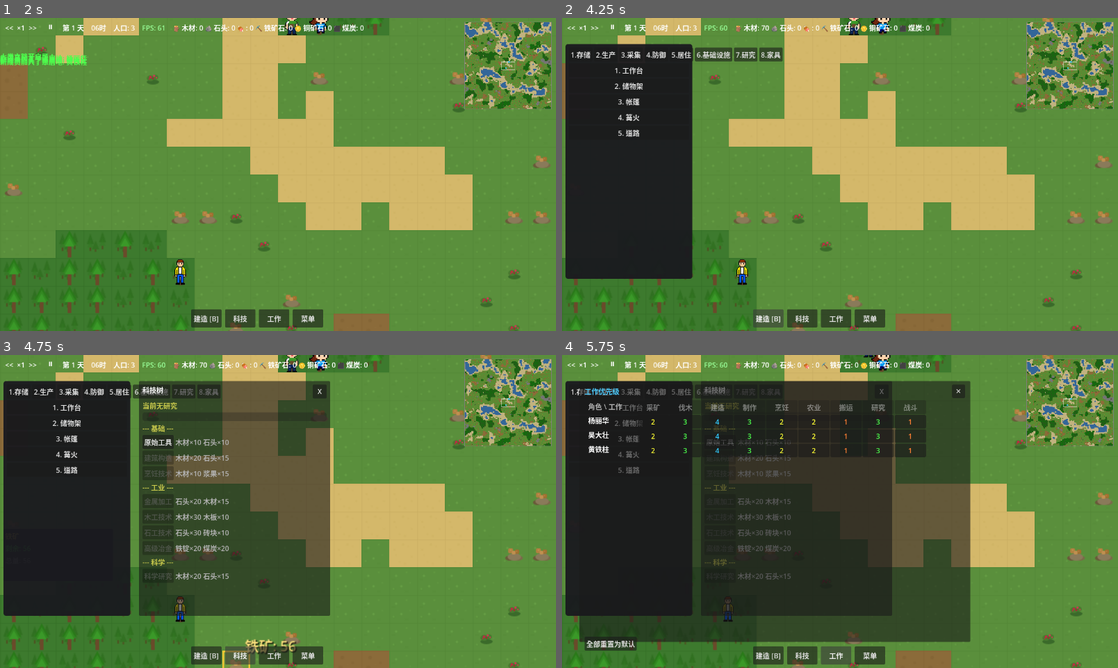
Above: before the commit, frames 1-4 (two rows, left to right).
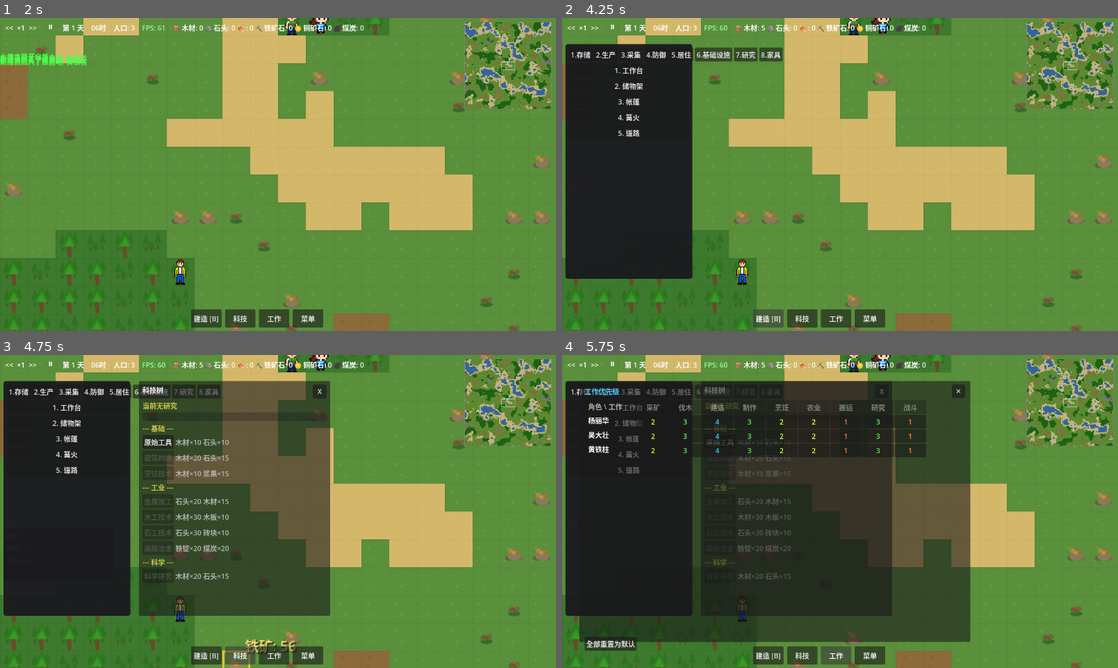
Above: after the commit, the same moments.

Repository: ZhanXuzhao/the-path-of-humanity
Game: Godot game, scene res://scenes/game.tscn
Same seed, same stepped clock (60 frames per second), same inputs: the game is played once before the commit and once after it.
Inputs:
- Up to frame 1 (2 s): click "<<" at 0.5 s; click ">>" at 1.25 s
- Up to frame 2 (4.25 s): click "⏸" at 2 s; click "▶" at 2.75 s; click "建造 [B]" at 3.5 s
- Up to frame 3 (4.75 s): click "科技" at 4.25 s
- Up to frame 4 (5.75 s): click "工作" at 5 s

Frame 1 is identical in both runs. In frame 2, 0.4% of the frame differs, in the area x 35-67%, y 2-5%; in frame 3, 0.4%; in frame 4, 0.6%, in the area x 29-92%, y 0-86%.

Commit message:
fix: remove inventory capacity/max_slots limits, add woodcutting debug logs
- Remove max_slots and capacity from Inventory (unlimited items)
- Remove slot/capacity checks in add_item(), is_full(), serialization
- Update settler and building_system Inventory.new() calls
- Add detailed debug logs to woodcutting flow (assign, arrive, tick, harvest, complete)
- Change work_tick_interval from 0.5s to 3.0s

Diff:
--- a/scripts/core/inventory.gd
+++ b/scripts/core/inventory.gd
@@ -8,12 +8,9 @@
 signal items_changed
 
 var items: Dictionary = {}  # item_id -> total_amount，每种物品只占一条
-var max_slots: int = 30     # 最大物品种类数
-var capacity: int = 0       # 最大总物品数 (0=不限)
 
-func _init(slots: int = 30, cap: int = 0):
-	max_slots = slots
-	capacity = cap
+func _init():
+	pass
 
 # -------- 添加物品 --------
 func add_item(item_id: String, amount: int = 1) -> int:
@@ -25,17 +22,7 @@
 	if item_def == null or item_def.id == "":
 		return amount
 
-	# 容量上限检查
-	if capacity > 0:
-		var current_total = get_total_items()
-		var can_add = capacity - current_total
-		if can_add <= 0:
-			return amount
-		amount = mini(amount, can_add)
-
-	# 种类上限检查（仅新增物品种类时）
-	if not items.has(item_id) and items.size() >= max_slots:
-		return amount
+	# 无容量和种类上限限制
 
 	items[item_id] = items.get(item_id, 0) + amount
 	emit_signal("items_changed")
@@ -72,9 +59,7 @@
 	return items.is_empty()
 
 func is_full() -> bool:
-	if capacity > 0 and get_total_items() >= capacity:
-		return true
-	return items.size() >= max_slots
+	return false
 
 func clear():
 	items.clear()
@@ -83,14 +68,10 @@
 # -------- 序列化 --------
 func to_dict() -> Dictionary:
 	return {
-		"max_slots": max_slots,
-		"capacity": capacity,
 		"items": items.duplicate(),
 	}
 
 func from_dict(data: Dictionary):
-	max_slots = data.get("max_slots", 30)
-	capacity = data.get("capacity", 0)
 	items.clear()
 	var raw_items = data.get("items", {})
 	if raw_items is Array:
--- a/scripts/entities/settler.gd
+++ b/scripts/entities/settler.gd
@@ -98,7 +98,7 @@
 var _path: Array[Vector2i] = []                # A*寻路路径（网格坐标，不含起点）
 var _path_target_grid: Vector2i = Vector2i(-1, -1)  # 上次计算路径的目标网格
 var work_accumulator: float = 0.0               # 工作累积计时器
-var work_tick_interval: float = 0.5             # 每次工作刻的间隔（秒）
+var work_tick_interval: float = 3.0             # 每次工作刻的间隔（秒）
 var is_working_on_construction: bool = false    # 是否正在建造建筑
 
 # 状态切换冷却（至少间隔1秒）
@@ -118,7 +118,7 @@
 
 func _init():
 	settler_id = str(Time.get_ticks_usec())
-	inventory = Inventory.new(10, 30)
+	inventory = Inventory.new()
 	_randomize_name()
 	_randomize_stats()
 	_randomize_age()
@@ -383,6 +383,12 @@
 
 		if current_task != null:
 			var task_type = current_task.get("type", "")
+			if task_type == "HARVEST":
+				print("[伐木] %s 🚶 到达目标位置，进入WORKING状态 | 位置=(%d,%d) | work_accumulator=%.2f" % [
+					settler_name,
+					current_task.get("target_pos", Vector2i.ZERO).x,
+					current_task.get("target_pos", Vector2i.ZERO).y,
+					work_accumulator])
 			match task_type:
 				"SLEEP":
 					_tick_go_sleep()
@@ -423,9 +429,18 @@
 	var speed_mult = gm.time_speed if gm else 1.0
 	work_accumulator += delta * work_speed * speed_mult
 
+	var ticked = false
 	if work_accumulator >= work_tick_interval:
 		work_accumulator -= work_tick_interval
+		ticked = true
+		if task_type == "HARVEST":
+			print("[伐木] %s 🔨 工作刻触发 | 累积=%.3f | skill=%s lv=%.1f | speed_mult=%.1f" % [
+				settler_name, work_accumulator + work_tick_interval, skill_id, skill_level, speed_mult])
 		_do_work_tick(task_type)
+	elif task_type == "HARVEST" and Engine.get_physics_frames() % 60 == 0:
+		# 每秒打印一次累积进度，方便观察是否在正常累积
+		print("[伐木] %s ⏳ 累积中 work_accumulator=%.3f / %.3f | delta=%.4f | speed=%.2f | mult=%.1f" % [
+			settler_name, work_accumulator, work_tick_interval, delta, work_speed, speed_mult])
 
 func _do_work_tick(task_type: String):
 	match task_type:
@@ -448,10 +463,19 @@
 	"""执行一次采集工作"""
 	var game = get_node_or_null("/root/Game")
 	if game == null or game.world == null:
+		print("[伐木] %s ❌ game/world 为空，结束任务" % settler_name)
 		complete_task()
 		return
 
 	var grid_pos: Vector2i = current_task.get("target_pos", Vector2i.ZERO)
+
+	# 查看采集前资源状态
+	var before_deposit = game.world.get_resource_at(grid_pos)
+	var before_amt = before_deposit.amount if before_deposit else 0.0
+	print("[伐木] %s 开始采集 tick | 位置=(%d,%d) | 资源剩余=%.1f | 背包木材=%d | 负重=%.1f/%.1f" % [
+		settler_name, grid_pos.x, grid_pos.y, before_amt,
+		inventory.get_item_count("wood"),
+		get_inventory_weight(), carry_capacity])
 
 	# 释放该资源的占用标记（无论是否采完都先释放，确保资源耗尽时标记被清理）
 	if game.has_method("release_harvest_resource"):
@@ -459,7 +483,7 @@
 
 	var result = game.world.harvest_resource(grid_pos)
 	if result.is_empty() or result.amount <= 0:
-		# 资源已耗尽
+		print("[伐木] %s ❌ 资源已耗尽 (result空或amount<=0)，结束任务" % settler_name)
 		complete_task()
 		return
 
@@ -467,17 +491,31 @@
 	var amount = result.amount
 	var _gm = get_node("/root/GameManager")
 
+	print("[伐木] %s harvest_resource 返回: item_id=%s amount=%s (类型=%s)" % [
+		settler_name, item_id, amount, typeof(amount)])
+
 	# 采集到背包（优先放入个人背包）
-	inventory.add_item(item_id, amount)
+	var remaining = inventory.add_item(item_id, amount)
+	print("[伐木] %s inventory.add_item(%s, %s) → 剩余(未加入)=%d | 加入后背包木材=%d" % [
+		settler_name, item_id, amount, remaining, inventory.get_item_count("wood")])
 
 	# 检查是否超重——超重时去存放，但每次存放更多物品以减少往返次数
 	if is_overweight():
+		print("[伐木] %s ⚠️ 超重! 负重=%.1f/%.1f，结束任务去存放" % [settler_name, get_inventory_weight(), carry_capacity])
 		complete_task()
 		return
 
 	# 资源还在，重新占用标记（防止其他定居者中途抢走该资源）
 	if game.has_method("claim_harvest_resource"):
 		game.claim_harvest_resource(grid_pos, settler_id)
+
+	# 查看采集后资源状态
+	var after_deposit = game.world.get_resource_at(grid_pos)
+	var after_amt = after_deposit.amount if after_deposit else 0.0
+	print("[伐木] %s ✅ 采集成功 | 采集量=%s | 资源剩余=%.1f | 背包木材=%d | 负重=%.1f/%.1f" % [
+		settler_name, amount, after_amt,
+		inventory.get_item_count("wood"),
+		get_inventory_weight(), carry_capacity])
 
 	# 增加经验
 	add_skill_experience(current_task.get("skill", ""), 1.0)
@@ -1512,6 +1550,15 @@
 # -------- 任务系统 --------
 func assign_task(task_data: Dictionary) -> bool:
 	"""分配任务，返回是否可以接受"""
+	var task_type = task_data.get("type", "")
+	if task_type == "HARVEST":
+		print("[伐木] %s 📋 收到采集任务 | 位置=(%d,%d) | 资源类型=%s | skill=%s" % [
+			settler_name,
+			task_data.get("target_pos", Vector2i.ZERO).x,
+			task_data.get("target_pos", Vector2i.ZERO).y,
+			task_data.get("resource_type", "?"),
+			task_data.get("skill", "?")])
+
 	# 检查目标位置是否可通行（防止将任务分配到水面上）
 	var target_pixel = task_data.get("target_world_pos", Vector2.ZERO)
 	if target_pixel != Vector2.ZERO:
@@ -1522,6 +1569,8 @@
 				int(target_pixel.y / game.world.tile_size)
 			)
 			if not game.world.is_walkable(target_grid):
+				if task_type == "HARVEST":
+					print("[伐木] %s ❌ 目标位置不可行走，拒绝任务" % settler_name)
 				return false  # 目标不可达，拒绝接受任务
 
 	current_task = task_data
@@ -1542,7 +1591,15 @@
 
 func complete_task(skip_auto_store: bool = false):
 	if current_task:
-		task_completed.emit(current_task.get("id", ""))
+		var task_type = current_task.get("type", "")
+		var task_id = current_task.get("id", "")
+		if task_type == "HARVEST":
+			var gpos = current_task.get("target_pos", Vector2i.ZERO)
+			print("[伐木] %s 🏁 complete_task | id=%s | 位置=(%d,%d) | 背包木材=%d | 负重=%.1f/%.1f | skip_auto_store=%s" % [
+				settler_name, task_id, gpos.x, gpos.y,
+				inventory.get_item_count("wood") if inventory else 0,
+				get_inventory_weight(), carry_capacity, skip_auto_store])
+		task_completed.emit(task_id)
 		# 成功完成任务，减少重试计数
 		_construction_retry_count = max(0, _construction_retry_count - 1)
 	current_task = null
@@ -1556,6 +1613,7 @@
 	# 如果超重，自动寻找置物架去存放物品
 	# 但跳过紧急需求打断时的自动搬运，让角色先满足基本需求
 	if not skip_auto_store and is_overweight():
+		print("[伐木] %s 📦 超重，自动寻找置物架存放" % settler_name)
 		_auto_store_overweight()
 
 # -------- 伤害系统 --------
--- a/scripts/systems/building_system.gd
+++ b/scripts/systems/building_system.gd
@@ -78,7 +78,7 @@
 			hp = data.hp
 			max_hp = data.hp
 			if data.storage_capacity > 0:
-				inventory = Inventory.new(20, data.storage_capacity)
+				inventory = Inventory.new()
 
 # 所有建筑实例
 var buildings: Dictionary = {}  # Vector2i -> BuildingInstance
